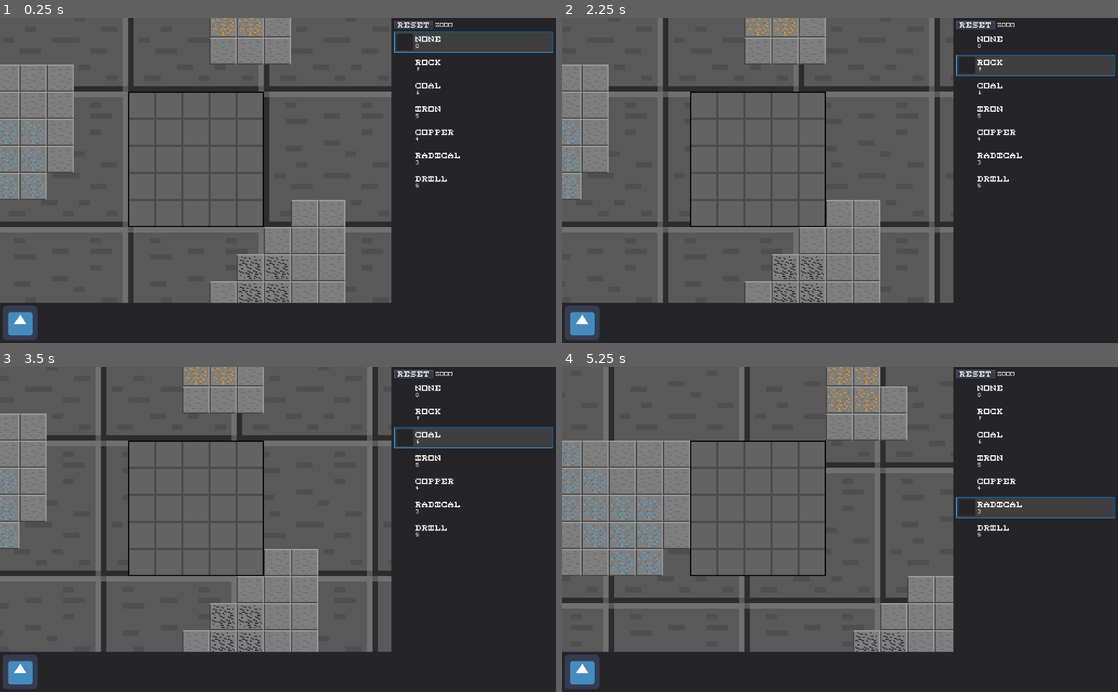
Above: before the commit, frames 1-4 (two rows, left to right).
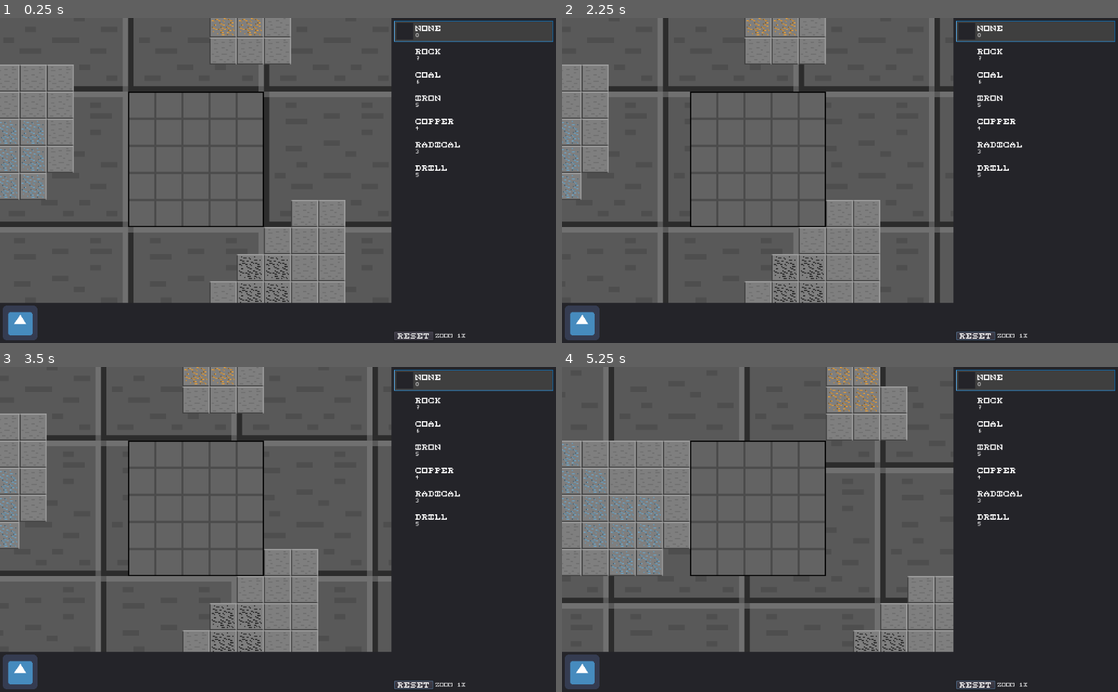
Above: after the commit, the same moments.

Repository: voxelv/minrmachine
Game: Godot game, scene res://scenes/main.tscn
The game is run twice, just before and just after one commit, with the same random seed, the same clock (stepped at 60 frames per second) and the same inputs. The engine's default icon, where the game draws it, is replaced by a stand-in: a white triangle on a blue panel in a dark square.
Inputs (mouse positions are in pixels of both pictures, inside the frame that each line leads up to):
- Up to frame 1 (0.25 s): no input
- Up to frame 2 (2.25 s): tap Enter at 0.5 s; move the mouse to (1034, 40) at 0.52 s; hold D (move_cell_right) 0.53-1.25 s; tap \ (TEST) at 0.6 s; click (1034, 40) at 0.67 s; click "RESET" at 1.25 s; move the mouse to (1034, 66) at 2.02 s; hold S (move_cell_down) from 2.03 s (still down); tap ] (TEST2) at 2.1 s; click (1034, 66) at 2.17 s
- Up to frame 3 (3.5 s): move the mouse to (472, 438) at 2.77 s; release S (move_cell_down) at 2.78 s; hold D (move_cell_right) from 2.78 s (still down); tap \ (TEST) at 2.85 s; click (472, 438) at 2.92 s
- Up to frame 4 (5.25 s): move the mouse to (1034, 461) at 3.52 s; release D (move_cell_right) at 3.53 s; hold W (move_cell_up) 3.53-4.28 s; tap ] (TEST2) at 3.6, 5.1 s; click (1034, 461) at 3.67 s; move the mouse to (1034, 484) at 4.27 s; hold A (move_cell_left) from 4.28 s (still down); tap \ (TEST) at 4.35 s; click (1034, 484) at 4.42 s; move the mouse to (1034, 506) at 5.02 s; click (1034, 506) at 5.17 s

The runs differ from the first frame. In frame 1, 3.0% of the frame differs, in the area x 70-100%, y 0-100%; in frame 2, 4.4%; in frame 3, 4.4%; in frame 4, 4.4%.

Commit message:
fix zoom label

Diff:
--- a/scenes/main.tscn
+++ b/scenes/main.tscn
@@ -2,9 +2,9 @@
 
 [ext_resource path="res://assets/theme/minrmachine_theme.tres" type="Theme" id=1]
 [ext_resource path="res://icon.png" type="Texture" id=2]
-[ext_resource path="res://assets/font/bit5x5_7px.fnt" type="BitmapFont" id=3]
-[ext_resource path="res://scripts/ZoomLabel.gd" type="Script" id=4]
-[ext_resource path="res://scenes/ui_widgets/inventory.tscn" type="PackedScene" id=5]
+[ext_resource path="res://scenes/ui_widgets/inventory.tscn" type="PackedScene" id=3]
+[ext_resource path="res://assets/font/bit5x5_7px.fnt" type="BitmapFont" id=4]
+[ext_resource path="res://scripts/ZoomLabel.gd" type="Script" id=5]
 [ext_resource path="res://scripts/main.gd" type="Script" id=6]
 [ext_resource path="res://assets/textures/stone25x.png" type="Texture" id=7]
 [ext_resource path="res://assets/textures/bg_outline.png" type="Texture" id=8]
@@ -100,10 +100,17 @@
 margin_right = 185.0
 margin_bottom = 595.0
 
+[node name="inventory" parent="ui_layer/HBoxContainer/v_bar/MarginContainer/VBoxContainer" instance=ExtResource( 3 )]
+anchor_right = 0.0
+anchor_bottom = 0.0
+margin_right = 180.0
+margin_bottom = 570.0
+size_flags_vertical = 3
+
 [node name="HBoxContainer2" type="HBoxContainer" parent="ui_layer/HBoxContainer/v_bar/MarginContainer/VBoxContainer"]
-editor/display_folded = true
+margin_top = 574.0
 margin_right = 180.0
-margin_bottom = 16.0
+margin_bottom = 590.0
 
 [node name="reset_view_button" type="Button" parent="ui_layer/HBoxContainer/v_bar/MarginContainer/VBoxContainer/HBoxContainer2"]
 margin_right = 72.0
@@ -117,20 +124,12 @@
 margin_bottom = 11.0
 rect_min_size = Vector2( 62.5, 0 )
 size_flags_horizontal = 3
-custom_fonts/font = ExtResource( 3 )
+custom_fonts/font = ExtResource( 4 )
 text = "ZOOM"
 valign = 1
 autowrap = true
 uppercase = true
-script = ExtResource( 4 )
-
-[node name="inventory2" parent="ui_layer/HBoxContainer/v_bar/MarginContainer/VBoxContainer" instance=ExtResource( 5 )]
-anchor_right = 0.0
-anchor_bottom = 0.0
-margin_top = 20.0
-margin_right = 180.0
-margin_bottom = 590.0
-size_flags_vertical = 3
+script = ExtResource( 5 )
 
 [node name="game_area" type="Node" parent="."]
 
@@ -181,4 +180,5 @@
 can_move = true
 
 [connection signal="pressed" from="ui_layer/HBoxContainer/v_bar/MarginContainer/VBoxContainer/HBoxContainer2/reset_view_button" to="game_area/Camera2D" method="_on_reset_view_button_pressed"]
+[connection signal="zoom_label_set" from="game_area/Camera2D" to="ui_layer/HBoxContainer/v_bar/MarginContainer/VBoxContainer/HBoxContainer2/zoom_label" method="_on_Camera2D_zoom_label_set"]
 [connection signal="player_moved" from="game_area/game_grid/player_cell" to="game_area/Camera2D" method="_on_player_moved"]
--- a/scenes/organelle/drill.tscn
+++ b/scenes/organelle/drill.tscn
@@ -67,9 +67,10 @@
 
 [node name="drill" type="Node2D"]
 script = ExtResource( 1 )
-
-[node name="cellv_test_pos" type="Position2D" parent="."]
-position = Vector2( 12.5, 12.5 )
+__meta__ = {
+"_edit_horizontal_guides_": [  ],
+"_edit_vertical_guides_": [  ]
+}
 
 [node name="drill_base" type="Sprite" parent="."]
 rotation = -8.88506e-006
@@ -82,7 +83,7 @@
 centered = false
 
 [node name="drilling_pos" type="Position2D" parent="drill_base/drill_head"]
-position = Vector2( 12, 12 )
+position = Vector2( 12.5, 12.5 )
 
 [node name="animation" type="AnimationPlayer" parent="."]
 anims/extend = SubResource( 1 )
